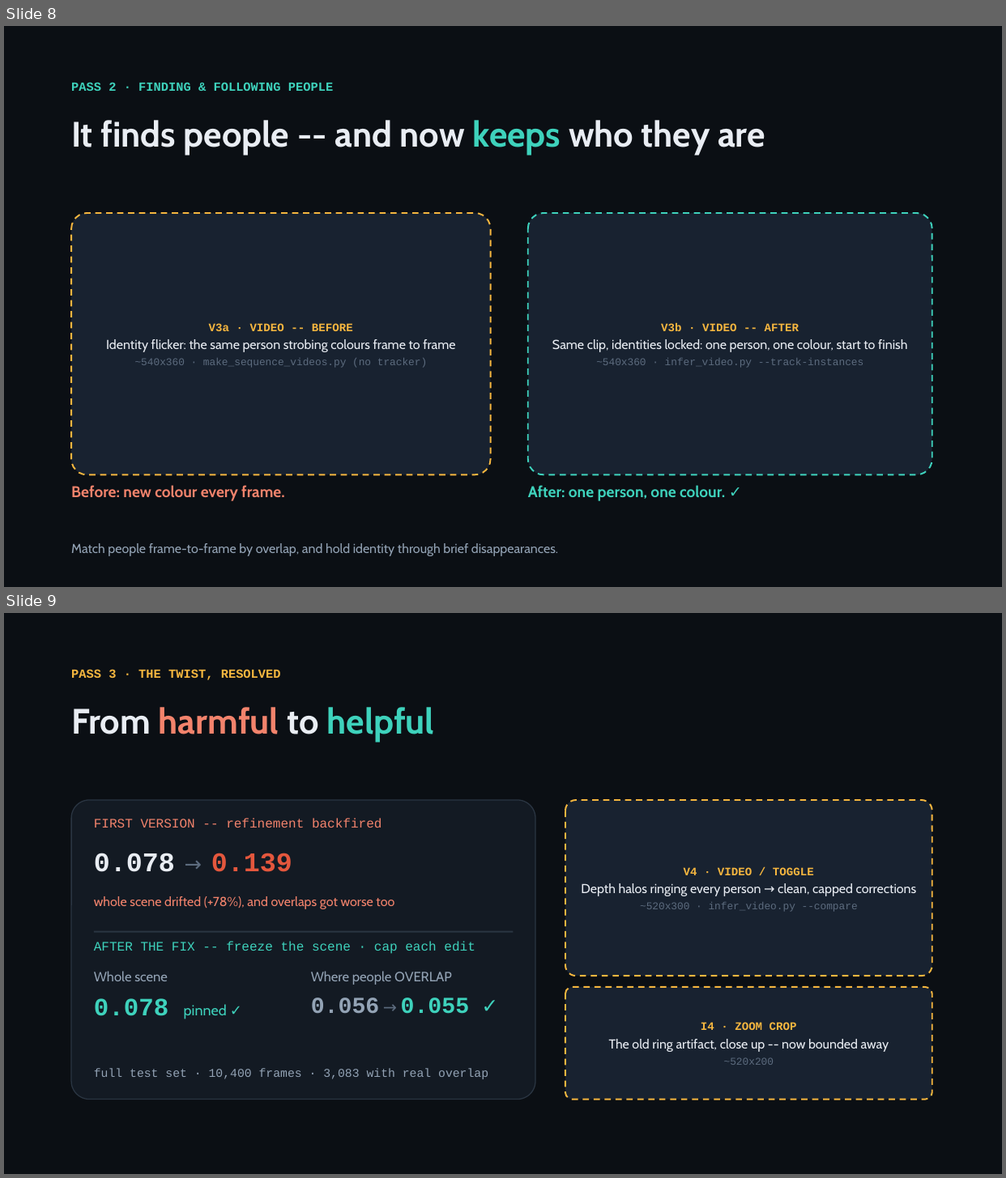
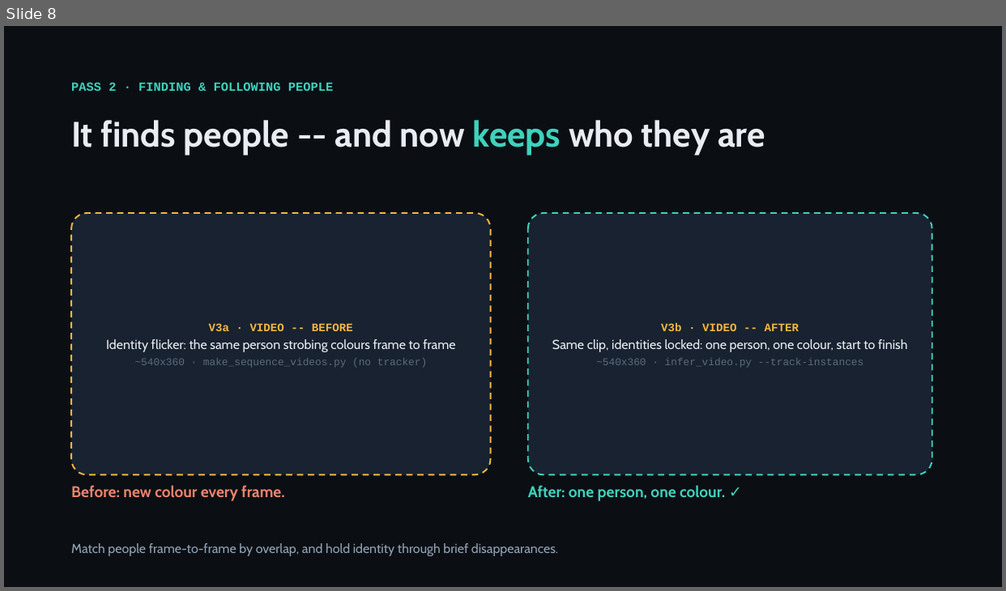
Before and after one commit to KSJanjua/ProCodes, a slide deck: docs/presentation/instancedepth-journey.pptx. Shown one above the other, each under a label of ours: slides 8 and 9 before the commit, slide 8 after it. The pictures are 1006x1178 and 1006x591 pixels, drawn with LibreOffice and Linux fonts; fonts in the diff are those of the drawing. Boxes give left, top, right and bottom in pixels: in the first picture for what was removed or moved away, otherwise in the second. Text is boxed around its words. In the diff, an @@ line names an element or a change of style, - is before the commit and + after.

```diff
--- a/docs/presentation/instancedepth-journey.pptx
+++ b/docs/presentation/instancedepth-journey.pptx
@@ slide 9 removed at [4, 613, 1002, 1174], background #0B0F14 @@
@@ text removed at [71, 669, 281, 680] @@
-PASS 3 · THE TWIST, RESOLVED
@@ text removed at [71, 707, 435, 743] @@
-From harmful to helpful
@@ rounded rectangle removed at [71, 800, 535, 1100] @@
@@ rounded rectangle removed at [565, 800, 932, 976] @@
-V4 · VIDEO / TOGGLE
-Depth halos ringing every person → clean, capped corrections
-~520x300 · infer_video.py --compare
@@ text removed at [94, 818, 382, 828] @@
-FIRST VERSION -- refinement backfired
@@ text removed at [94, 853, 292, 872] @@
-0.078 → 0.139
@@ text removed at [94, 897, 394, 909] @@
-whole scene drifted (+78%), and overlaps got worse too
@@ rounded rectangle removed at [94, 931, 513, 933] @@
@@ text removed at [94, 942, 475, 954] @@
-AFTER THE FIX -- freeze the scene · cap each edit
@@ text removed at [94, 971, 168, 982] @@
-Whole scene
@@ text removed at [311, 971, 452, 985] @@
-Where people OVERLAP
@@ text removed at [94, 999, 227, 1020] @@
-0.078 pinned ✓
@@ text removed at [311, 998, 470, 1014] @@
-0.056 → 0.055 ✓
@@ rounded rectangle removed at [565, 987, 932, 1100] @@
-I4 · ZOOM CROP
-The old ring artifact, close up -- now bounded away
-~520x200
@@ text removed at [94, 1068, 488, 1080] @@
-full test set · 10,400 frames · 3,083 with real overlap
```
Also in this commit, not shown: 4 slides changed, 4 slides added, 3 other slides removed, 1 other file.
